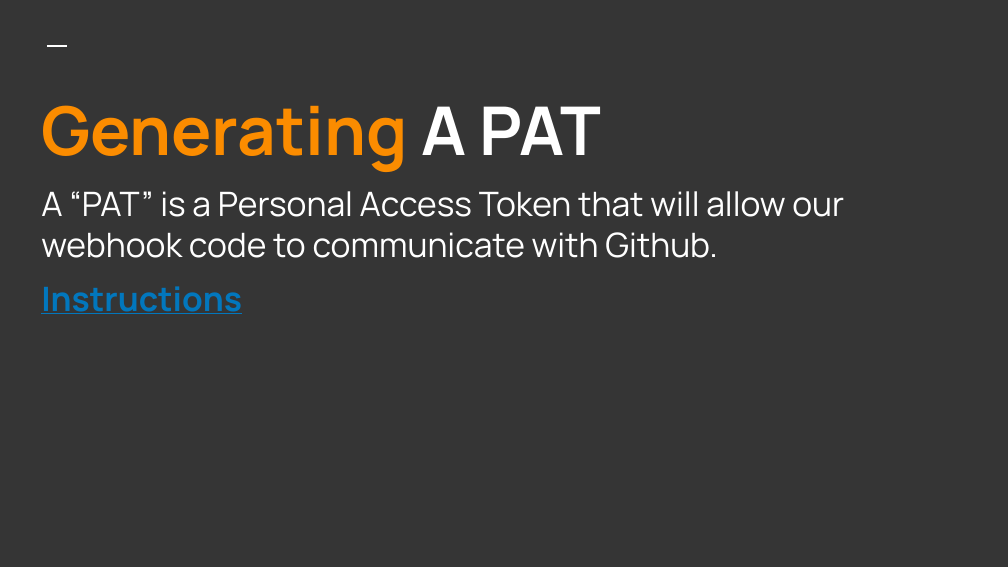
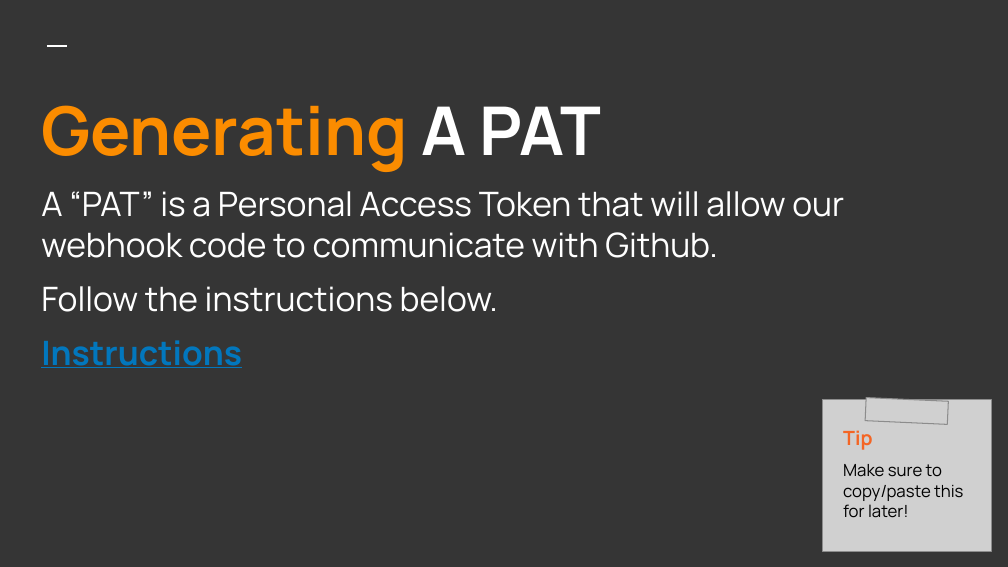
Before and after one commit to jefeish/github-presentation, a slide deck: slide 7 of github-presentation.pptx. Drawn at 1008x567 pixels with LibreOffice and Linux fonts; fonts in the diff are those of the drawing; grey boxes stand for pictures. Boxes give left, top, right and bottom in pixels: in the first picture for what was removed or moved away, otherwise in the second. Text is boxed around its words. In the diff, an @@ line names an element or a change of style, - is before the commit and + after.

```diff
--- a/github-presentation.pptx
+++ b/github-presentation.pptx
@@ title at (x1=41, y1=286, x2=498, y2=312): paragraph added @@
+Follow the instructions below.
@@ picture added at (x1=823, y1=400, x2=992, y2=551) @@
@@ picture added at (x1=865, y1=397, x2=949, y2=424) @@
@@ text added at (x1=843, y1=430, x2=963, y2=518), 12 pt, text #000000 @@
+Tip
+Make sure to copy/paste this for later!
```
Also in this commit, not shown: 11 other slides changed, 3 other files.
